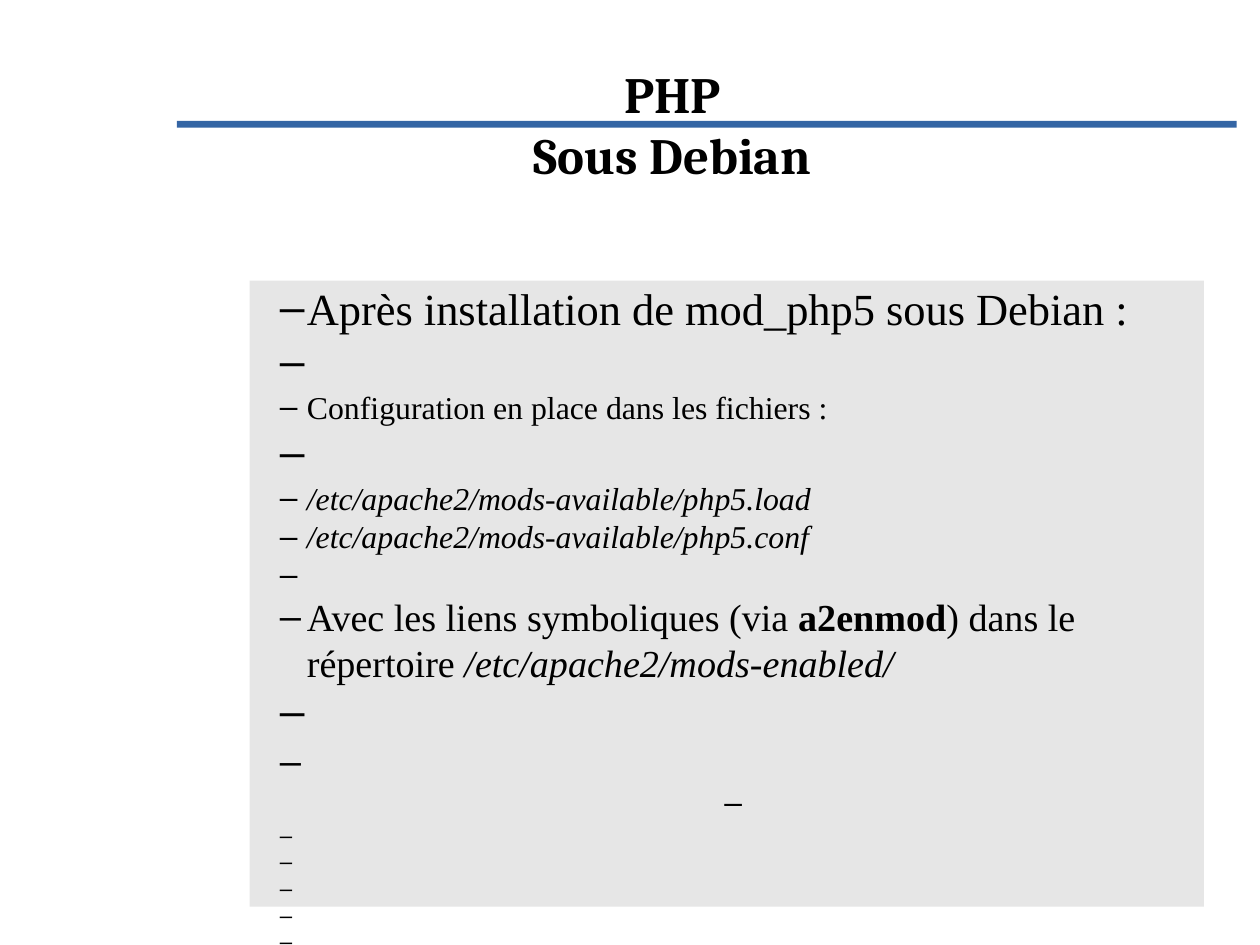
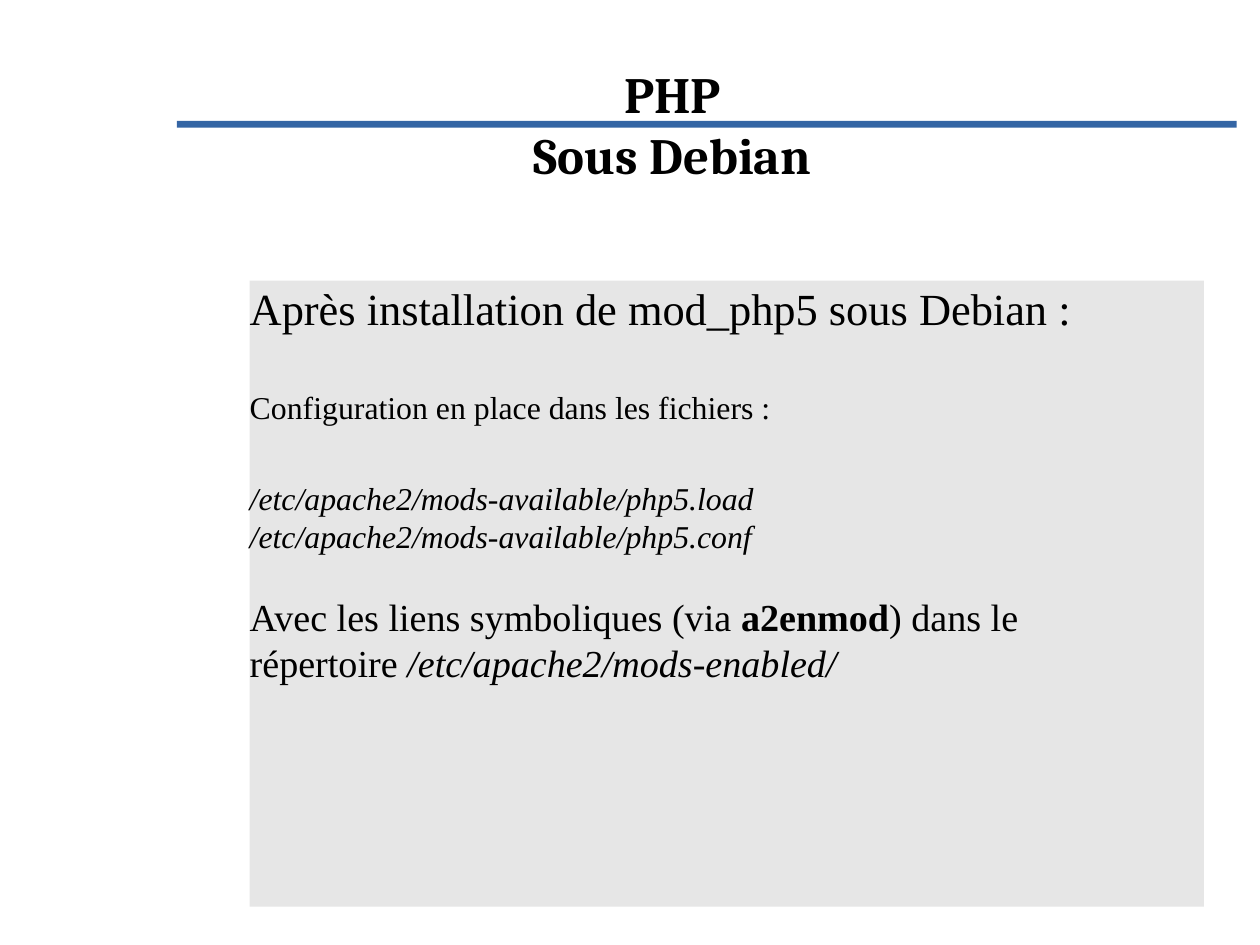
Before and after one commit to Evolix/evoformations, a slide deck: slide 6 of slides/php.odp. Drawn at 1260x945 pixels with LibreOffice and Linux fonts; fonts in the diff are those of the drawing; background and template pictures are left out. Boxes give left, top, right and bottom in pixels: in the first picture for what was removed or moved away, otherwise in the second. Text is boxed around its words. In the diff, an @@ line names an element or a change of style, - is before the commit and + after.

```diff
--- a/slides/php.odp
+++ b/slides/php.odp
@@ rectangle "Après installation de mod_php5 sous ..." at (250, 281, 1205, 908): bullet – to none; list level 2 to 1 in "Après installation de mod_php5 sous ..."; list level 2 to 1 in "Configuration en place dans les ..."; list level 2 to 1 in "/etc/apache2/mods-available/php5.load"; list level 2 to 1 in "/etc/apache2/mods-available/php5.conf"; list level 2 to 1 in "Avec les liens symboliques (via ..." @@
```
Also in this commit, not shown: 10 other slides changed, 3 slides added, 2 other files.
